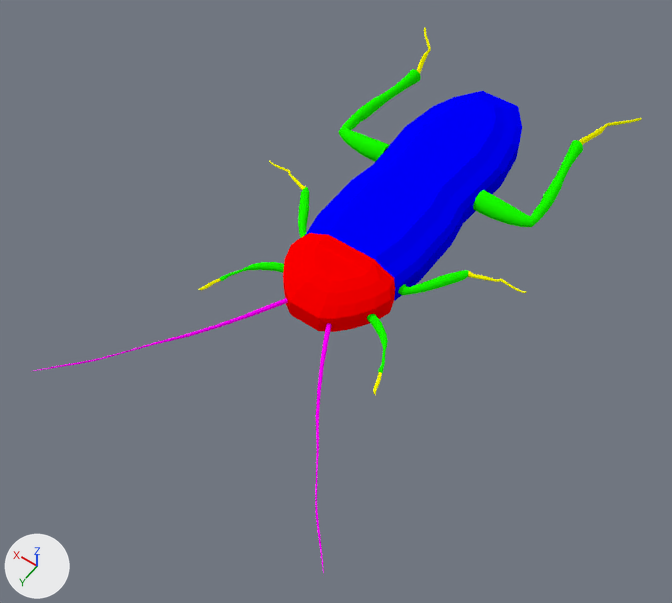
Renders of the Blender file blenderfiles/cockroach.blend from each side of a commit.
The view is the same before and after, from a camera (50 mm lens) standing at (-0.879, 2.157, 1.852) and looking at (0.073, 0.825, -0.242). The lights are fixed; the arrows at lower left show +X, +Y and +Z.

In view in the first picture: 'Arm.Left', 'Arm.Right', 'Back.Leg.Left', 'Back.Leg.Right', 'Body', 'Middle.Leg.Left', 'Middle.Leg.Right', 'Sensor.Left', 'Sensor.Right'.
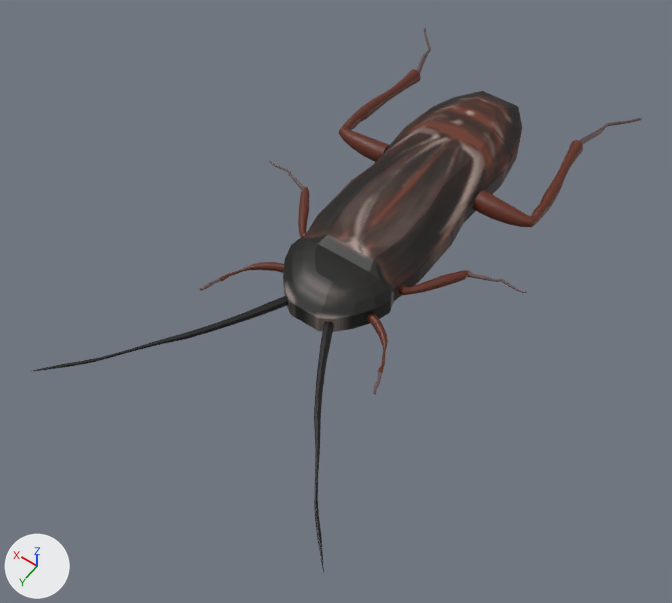
What changed in the scene script:
```text
Add img_cockroaches_jpg:
    img_cockroaches_jpg = load_image('cockroaches.jpg', 'cockroaches.jpg', 2480, 1595, 'sRGB')
Change mat_leg:
    mat_leg.roughness: 0.5 -> 0.5
    mat_leg: diffuse_material('Leg') -> principled_material('Leg')
    mat_leg.base_color: (0.0103, 1.0, 0.0) -> (0.12, 0.0212, 0.0075)  # green #1aff00 -> brown #612815
Change mat_foot:
    mat_foot.roughness: 0.5 -> 0.5
    mat_foot: diffuse_material('Foot') -> principled_material('Foot')
    mat_foot.base_color: (1.0, 1.0, 0.0) -> (0.136, 0.0865, 0.0844)  # yellow #ffff00 -> brown #675352
Change mat_sensor:
    mat_sensor.roughness: 0.5 -> 0.5
    mat_sensor: diffuse_material('Sensor') -> principled_material('Sensor')
    mat_sensor.base_color: (1.0, 0.0, 1.0) -> (0.000911, 0.000911, 0.000911)  # pink #ff00ff -> black #030303
Change mat_head:
    remove mat_head.base_color = (1.0, 0.0, 0.0)  # red #ff0000
    mat_head.roughness: 0.5 -> 0.5
    mat_head: diffuse_material('Head') -> principled_material('Head')
    add mat_head.texture = img_cockroaches_jpg
Change mat_body:
    remove mat_body.base_color = (0.0, 0.0, 1.0)  # blue #0000ff
    mat_body.roughness: 0.5 -> 0.5
    mat_body: diffuse_material('Body') -> principled_material('Body')
    add mat_body.texture = img_cockroaches_jpg
Change me_cylinder_009:
    used by ob_sensor_left; location = (-0.079, 1.151, -0.143); rotation_euler = (1.571, 0.0, 0.0), in degrees (90, 0, 0); scale = (-1.0, -1.0, -1.0)
    remove me_cylinder_009.from_pydata(...)  # 105 vertices, 105 faces; spans x -0.083..0.318, y -0.007..0.007, z -0.194..0.377
    add me_cylinder_009.from_pydata(...)  # 105 vertices, 105 faces; spans x -0.088..0.318, y -0.013..0.013, z -0.198..0.377
    me_cylinder_009 part 1: 96 of 105 vertices moved; they spanned x -0.083..0.26, y -0.007..0.007, z -0.194..0.313 and now span x -0.088..0.261, y -0.013..0.013, z -0.198..0.314; mean shift (0.0, 0.0, 0.0); largest move (-0.073, -0.005, -0.193) -> (-0.069, -0.009, -0.196)
Change me_cube_002:
    where me_cube_002.from_pydata(...)  # 130 vertices, 128 faces; spans x -0.177..0.177, y -0.111..0.004, z -0.657..0.4
    used by ob_body; location = (0.068, 0.577, -0.171); rotation_euler = (-1.571, 0.0, 0.0), in degrees (-90, 0, 0)
    me_cube_002 part 2: texture (UV) coordinates of 128 of 128 faces, centred in x -0.176..0.176, y -0.111..0.004, z -0.657..0.4, changed; they spanned u 0.12..0.88, v 0.0..1.0 and now span u 0.0..0.54, v 0.0..0.73
```

Pixel boxes [x1, y1, x2, y2] of what changed, in the pictures (672 x 603 px; the box of a moved part takes in the faces that stretch with it):
'Body', surface changed: [283, 91, 522, 332] in both
'Back.Leg.Left', recoloured (green to brown): [473, 118, 642, 227] in both
'Back.Leg.Right', recoloured (green to brown): [339, 28, 431, 162] in both
'Sensor.Right', recoloured (pink to black): [33, 296, 288, 371] in both
'Sensor.Left', recoloured, reshaped (pink to black, 24% wider): before [315, 323, 331, 573]; after [314, 322, 334, 573]
'Middle.Leg.Left', recoloured (green to brown): [398, 270, 526, 295] in both
'Middle.Leg.Right', recoloured (green to brown): [269, 161, 309, 238] in both
'Arm.Left', recoloured (green to brown): [367, 314, 388, 395] in both
'Arm.Right', recoloured (green to brown): [198, 262, 284, 291] in both
part 1 of me_cylinder_009, moved or reshaped: before [315, 323, 331, 570]; after [314, 322, 334, 570]
